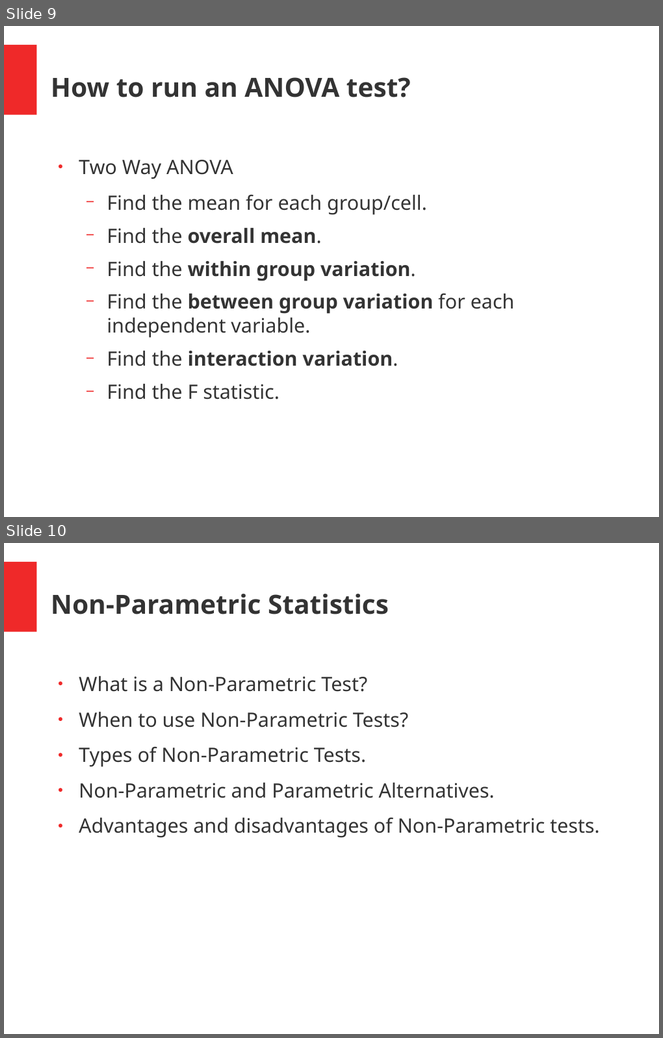
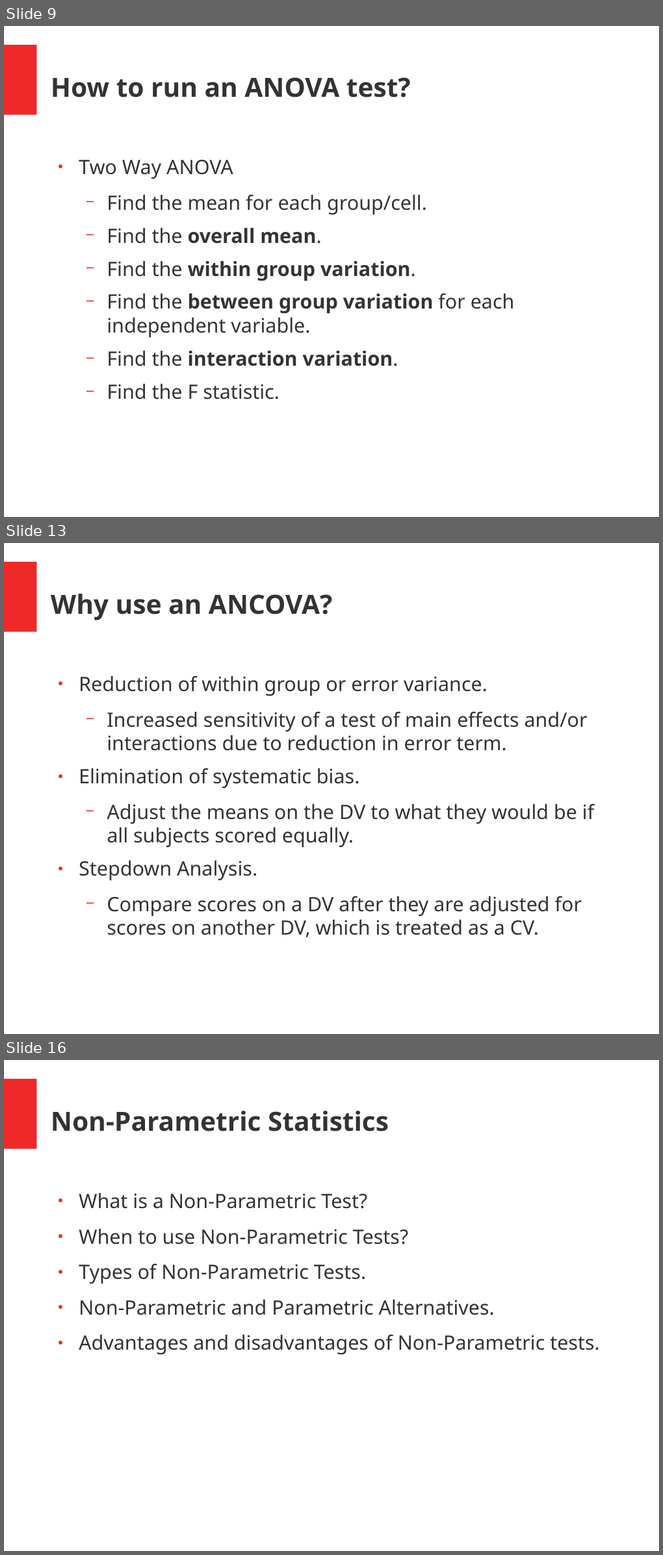
Before and after one commit to manrajoc/LSA-and-SAT, a slide deck: Presentation 1.odp. Shown one above the other, each under a label of ours: slides 9 and 10 before the commit, slides 9, 13 and 16 after it; the slides between them are not shown. The pictures are 663x1038 and 663x1555 pixels, drawn with LibreOffice and Linux fonts; fonts in the diff are those of the drawing. Boxes give left, top, right and bottom in pixels: in the first picture for what was removed or moved away, otherwise in the second. Text is boxed around its words. In the diff, an @@ line names an element or a change of style, - is before the commit and + after.

Commit message:
ancova

```diff
--- a/Presentation 1.odp
+++ b/Presentation 1.odp
@@ slide 13 added at box(4, 543, 659, 1034), background #FFFFFF; not listed: 1 template element that a slide beside it also shows @@
@@ title added at box(51, 594, 332, 620), 32 pt, text #333333, bold @@
+Why use an ANCOVA?
@@ text added at box(79, 676, 594, 938), 24 pt, text #333333 @@
+● Reduction of within group or error variance.
+  − Increased sensitivity of a test of main effects and/or interactions due to reduction in error term.
+● Elimination of systematic bias.
+  − Adjust the means on the DV to what they would be if all subjects scored equally.
+● Stepdown Analysis.
+  − Compare scores on a DV after they are adjusted for scores on another DV, which is treated as a CV.
@@ what was slide 10 is now slide 16 @@
```
Also in this commit, not shown: 7 slides changed, 5 other slides added.
